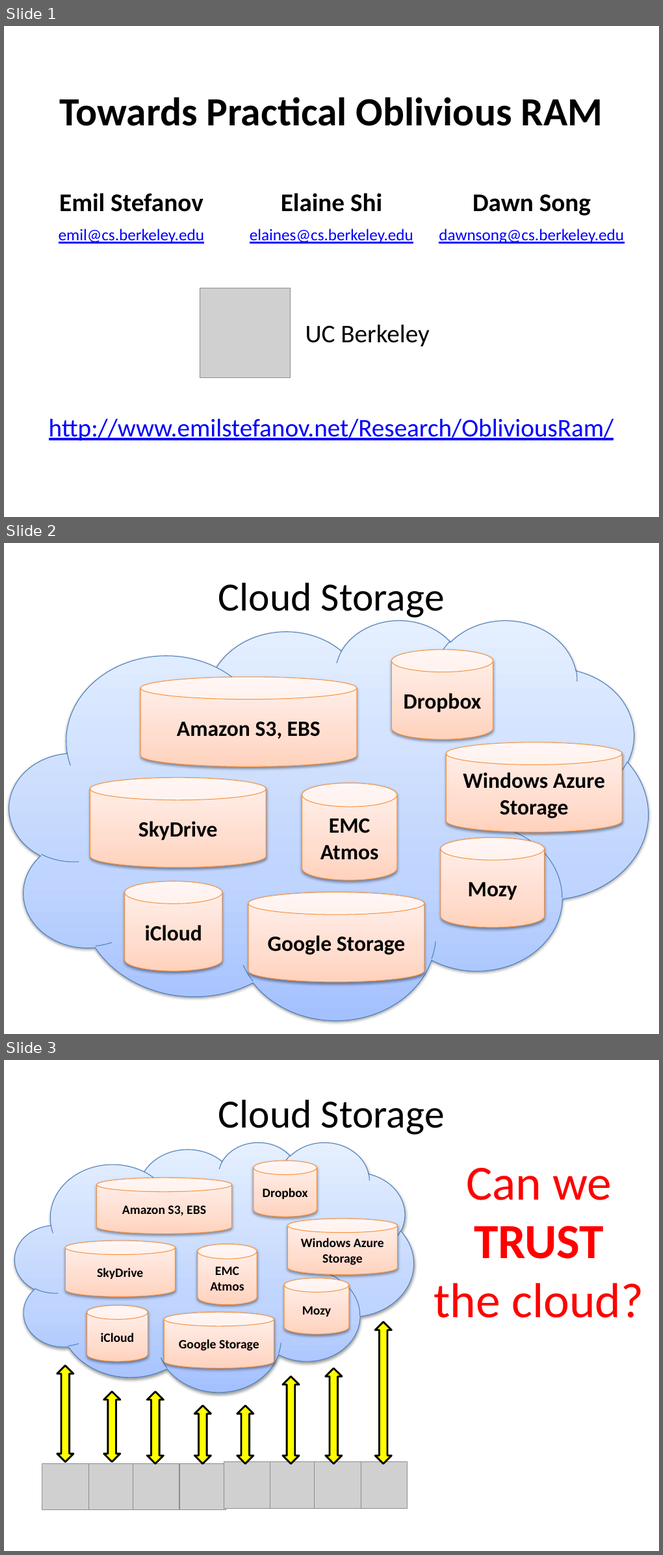
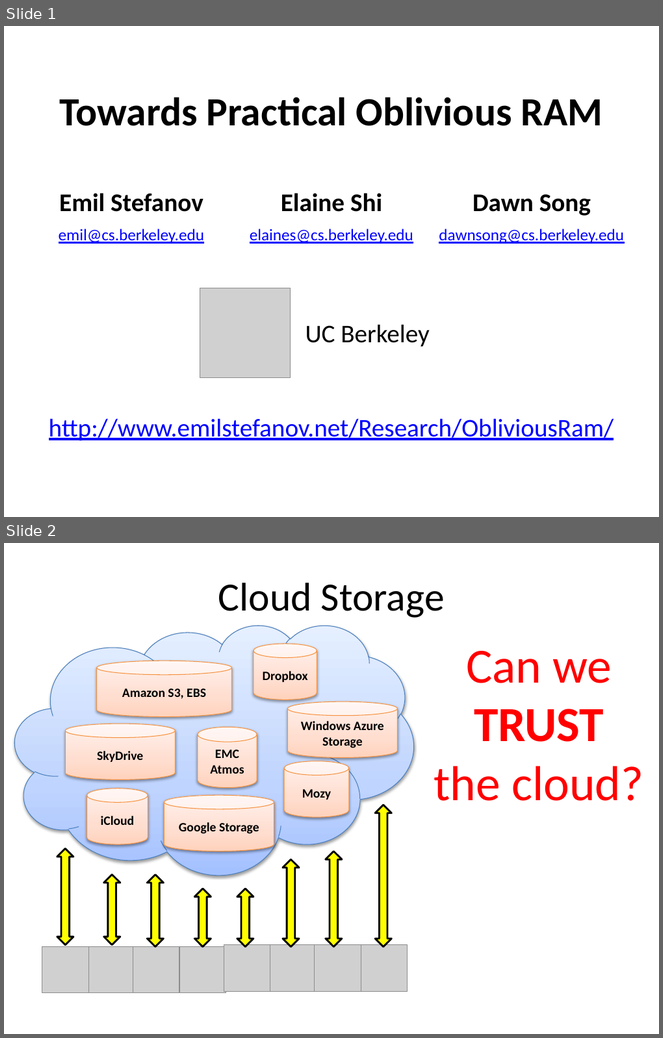
Before and after one commit to Shouling/SANDP, a slide deck: PracticalORam.pptx. Shown one above the other, each under a label of ours: slides 1, 2 and 3 before the commit, slides 1 and 2 after it. The pictures are 663x1555 and 663x1038 pixels, drawn with LibreOffice and Linux fonts; fonts in the diff are those of the drawing; grey boxes stand for pictures. Boxes give left, top, right and bottom in pixels: in the first picture for what was removed or moved away, otherwise in the second. Text is boxed around its words. In the diff, an @@ line names an element or a change of style, - is before the commit and + after.

```diff
--- a/PracticalORam.pptx
+++ b/PracticalORam.pptx
@@ slide 2 removed at [4, 543, 659, 1034], background #FFFFFF @@
@@ title removed at [218, 583, 445, 618] @@
-Cloud Storage
@@ cloud removed at [9, 620, 648, 1020] @@
@@ cylinder removed at [392, 650, 493, 739] @@
-Dropbox
@@ cylinder removed at [140, 677, 356, 767] @@
-Amazon S3, EBS
@@ cylinder removed at [446, 742, 623, 832] @@
-Windows Azure Storage
@@ cylinder removed at [90, 778, 266, 867] @@
-SkyDrive
@@ cylinder removed at [302, 783, 397, 880] @@
-EMC Atmos
@@ cylinder removed at [441, 838, 545, 928] @@
-Mozy
@@ cylinder removed at [124, 882, 222, 971] @@
-iCloud
@@ cylinder removed at [248, 892, 425, 982] @@
-Google Storage
@@ what was slide 3 is now slide 2 @@
```
Also in this commit, not shown: 1 slide changed, 8 other slides removed.
